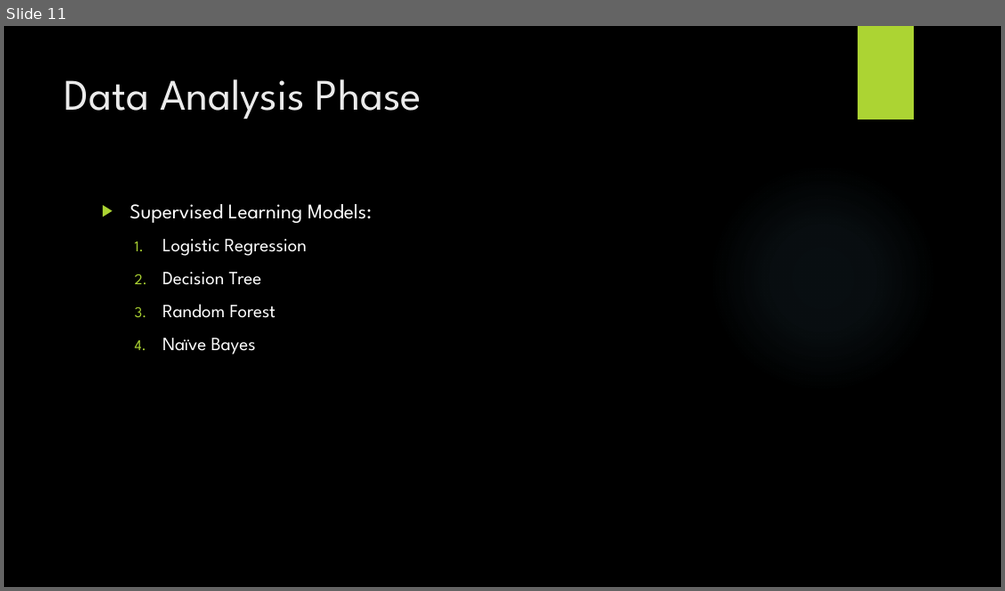
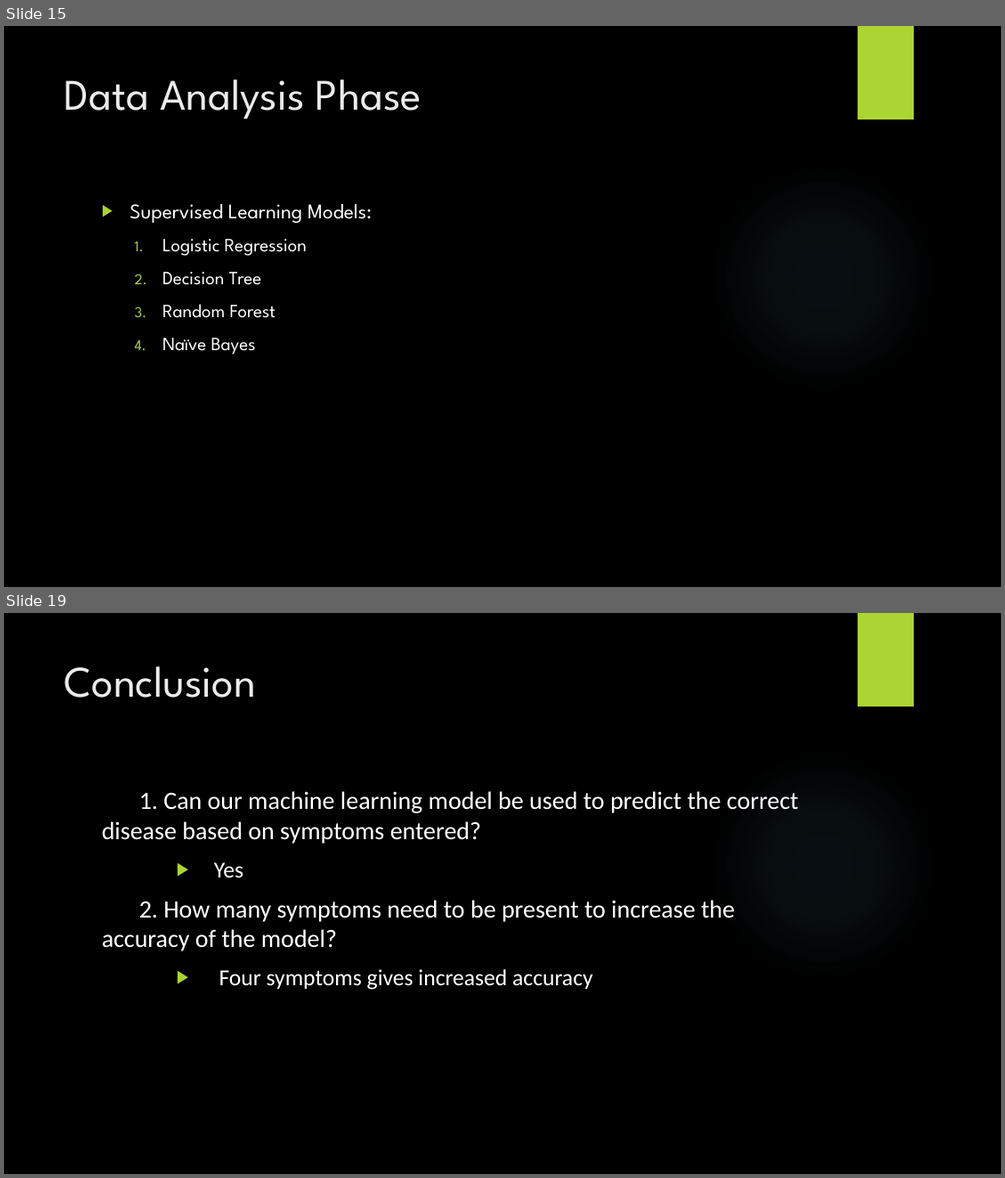
Before and after one commit to johnsetzer3/Disease_Prediction, a slide deck: Team_Code Blue Final Project.pptx. Shown one above the other, each under a label of ours: slide 11 before the commit, slides 15 and 19 after it; the slides between them are not shown. The pictures are 1005x591 and 1005x1178 pixels, drawn with LibreOffice and Linux fonts; fonts in the diff are those of the drawing; background and template pictures are left out. Boxes give left, top, right and bottom in pixels: in the first picture for what was removed or moved away, otherwise in the second. Text is boxed around its words. In the diff, an @@ line names an element or a change of style, - is before the commit and + after.

```diff
--- a/Team_Code Blue Final Project.pptx
+++ b/Team_Code Blue Final Project.pptx
@@ slide 19 added at <box>4,613,1001,1174</box>, background picture (left out); not listed: 2 template elements that a slide beside it also shows @@
@@ title added at <box>65,666,256,698</box>, 42 pt, text #EBEBEB @@
+Conclusion
@@ text added at <box>102,791,799,989</box>, 24 pt, text #FFFFFF @@
+1. Can our machine learning model be used to predict the correct disease based on symptoms entered?
+    ▶ Yes
+2. How many symptoms need to be present to increase the accuracy of the model?
+    ▶ Four symptoms gives increased accuracy
@@ what was slide 11 is now slide 15 @@
```
Also in this commit, not shown: 8 slides changed, 3 other slides added, 4 slides removed.
